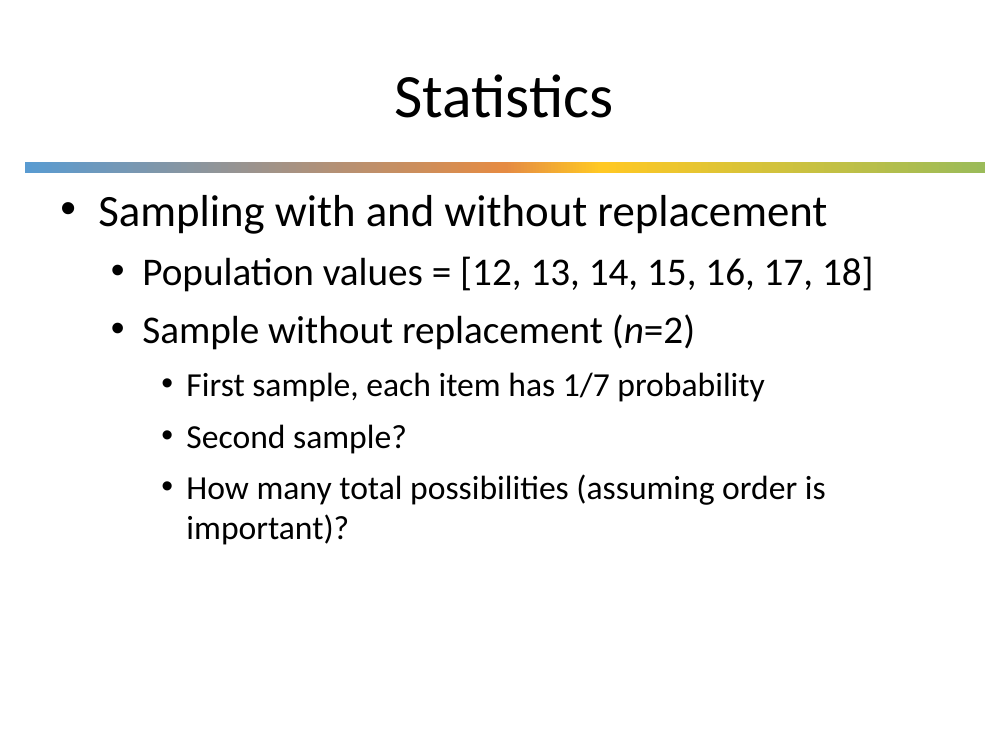
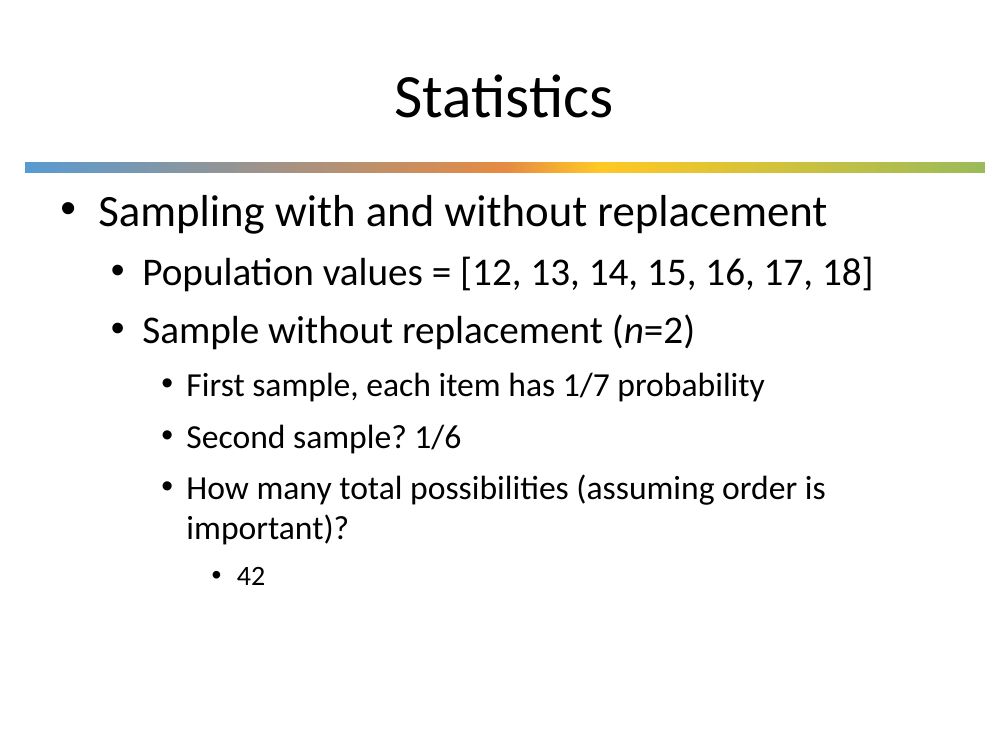
Before and after one commit to UWDIRECT/UWDIRECT.github.io, a slide deck: slide 14 of Wi18_content/DSMCER/L6.Descriptive_Statistics.pptx. Drawn at 1008x756 pixels with LibreOffice and Linux fonts; fonts in the diff are those of the drawing; background and template pictures are left out. Boxes give left, top, right and bottom in pixels: in the first picture for what was removed or moved away, otherwise in the second. Text is boxed around its words. In the diff, an @@ line names an element or a change of style, - is before the commit and + after.

Commit message:
fixed up some formatting issues, spelling, and duplicate slide

```diff
--- a/Wi18_content/DSMCER/L6.Descriptive_Statistics.pptx
+++ b/Wi18_content/DSMCER/L6.Descriptive_Statistics.pptx
@@ text at <box>186,424,461,454</box>: text changed @@
-    • Second sample?
+    • Second sample? 1/6
@@ text at <box>237,566,265,585</box>: paragraph added @@
+      • 42
```
Also in this commit, not shown: 4 other slides changed.
